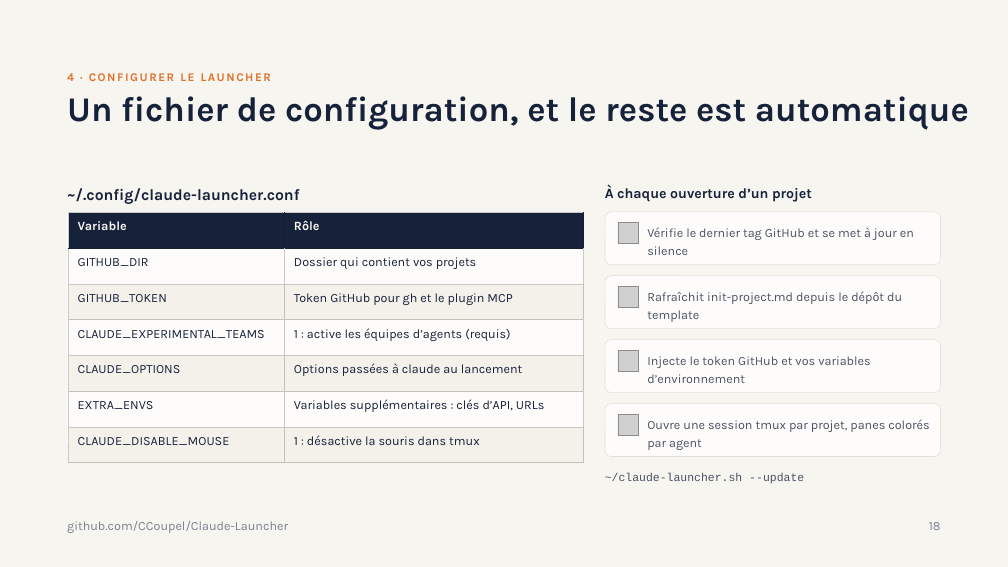
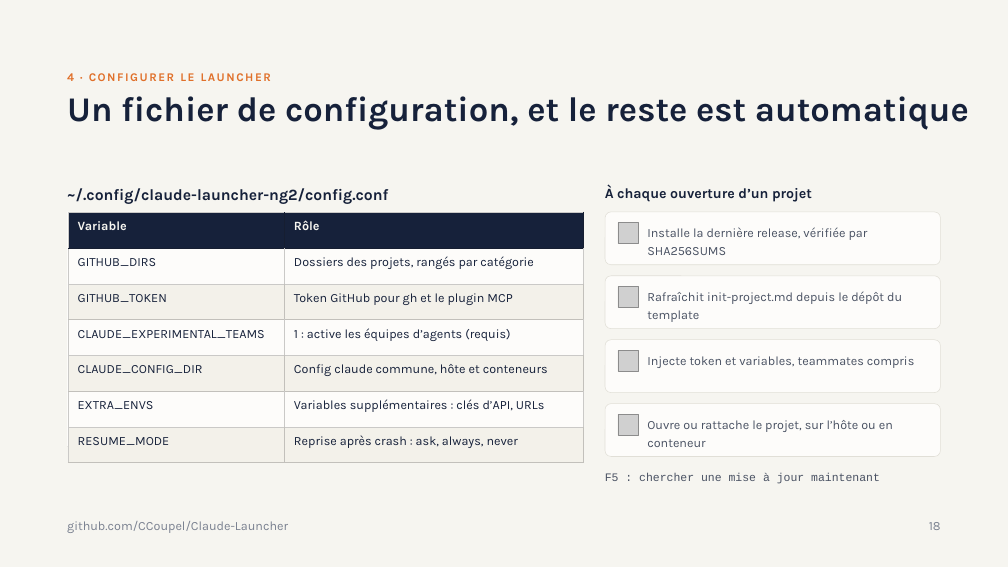
Before and after one commit to CCoupel/Claude-Launcher, a slide deck: slide 18 of Claude Code et le template projet.pptx. Drawn at 1008x567 pixels with LibreOffice and Linux fonts; fonts in the diff are those of the drawing; grey boxes stand for pictures. Boxes give left, top, right and bottom in pixels: in the first picture for what was removed or moved away, otherwise in the second. Text is boxed around its words. In the diff, an @@ line names an element or a change of style, - is before the commit and + after.

```diff
--- a/Claude Code et le template projet.pptx
+++ b/Claude Code et le template projet.pptx
@@ text at bbox=[67, 188, 388, 204]: text changed @@
-~/.config/claude-launcher.conf
+~/.config/claude-launcher-ng2/config.conf
@@ table at bbox=[68, 212, 583, 463] @@
-row 2, column 1: GITHUB_DIR
+row 2, column 1: GITHUB_DIRS
-row 2, column 2: Dossier qui contient vos projets
+row 2, column 2: Dossiers des projets, rangés par catégorie
-row 5, column 1: CLAUDE_OPTIONS
+row 5, column 1: CLAUDE_CONFIG_DIR
-row 5, column 2: Options passées à claude au lancement
+row 5, column 2: Config claude commune, hôte et conteneurs
-row 7, column 1: CLAUDE_DISABLE_MOUSE
+row 7, column 1: RESUME_MODE
-row 7, column 2: 1 : désactive la souris dans tmux
+row 7, column 2: Reprise après crash : ask, always, never
@@ text at bbox=[647, 227, 868, 255]: text changed @@
-Vérifie le dernier tag GitHub et se met à jour en silence
+Installe la dernière release, vérifiée par SHA256SUMS
@@ text at bbox=[647, 356, 914, 368]: text changed @@
-Injecte le token GitHub et vos variables d’environnement
+Injecte token et variables, teammates compris
@@ text at bbox=[647, 420, 893, 447]: text changed @@
-Ouvre une session tmux par projet, panes colorés par agent
+Ouvre ou rattache le projet, sur l’hôte ou en conteneur
@@ text at bbox=[605, 472, 880, 484]: text changed @@
-~/claude-launcher.sh --update
+F5 : chercher une mise à jour maintenant
```
Also in this commit, not shown: 3 other slides changed, 1 other file.
